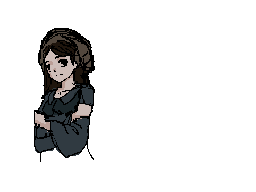
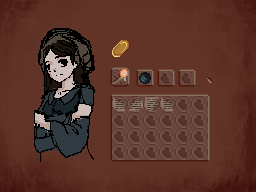
Before/after of a (256, 192) layered artwork. What changed in the layer stack:
added layer "goldCoin" in group "over" over [112, 40, 130, 57]
showed "ref" over [0, 0, 256, 192]
showed "decay" over [0, 0, 256, 192]
showed "overLayBaisc" over [0, 0, 256, 192]
